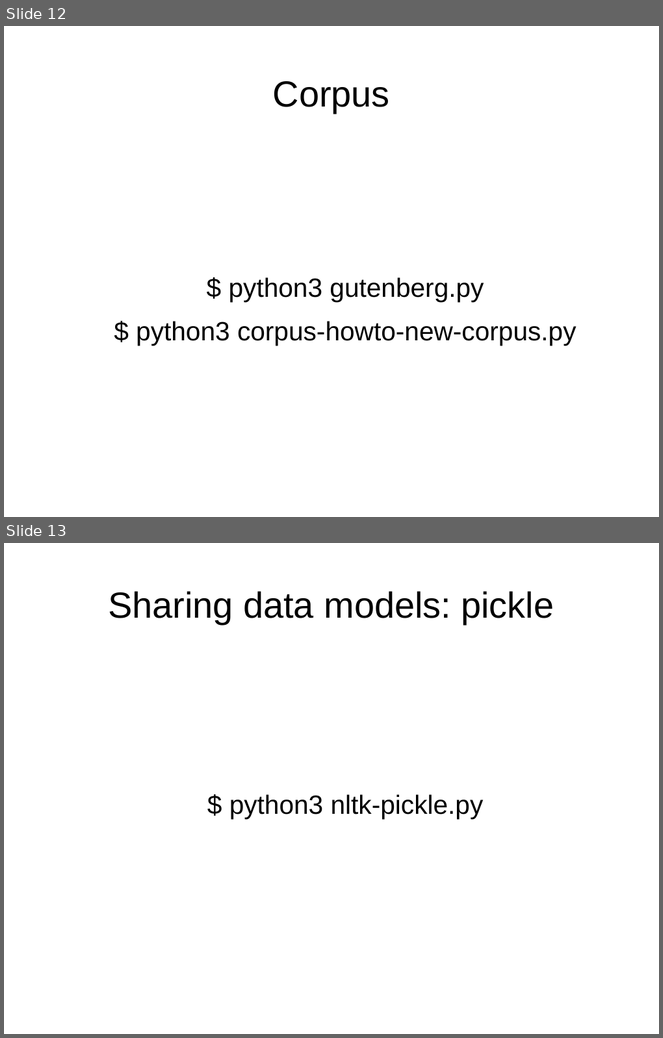
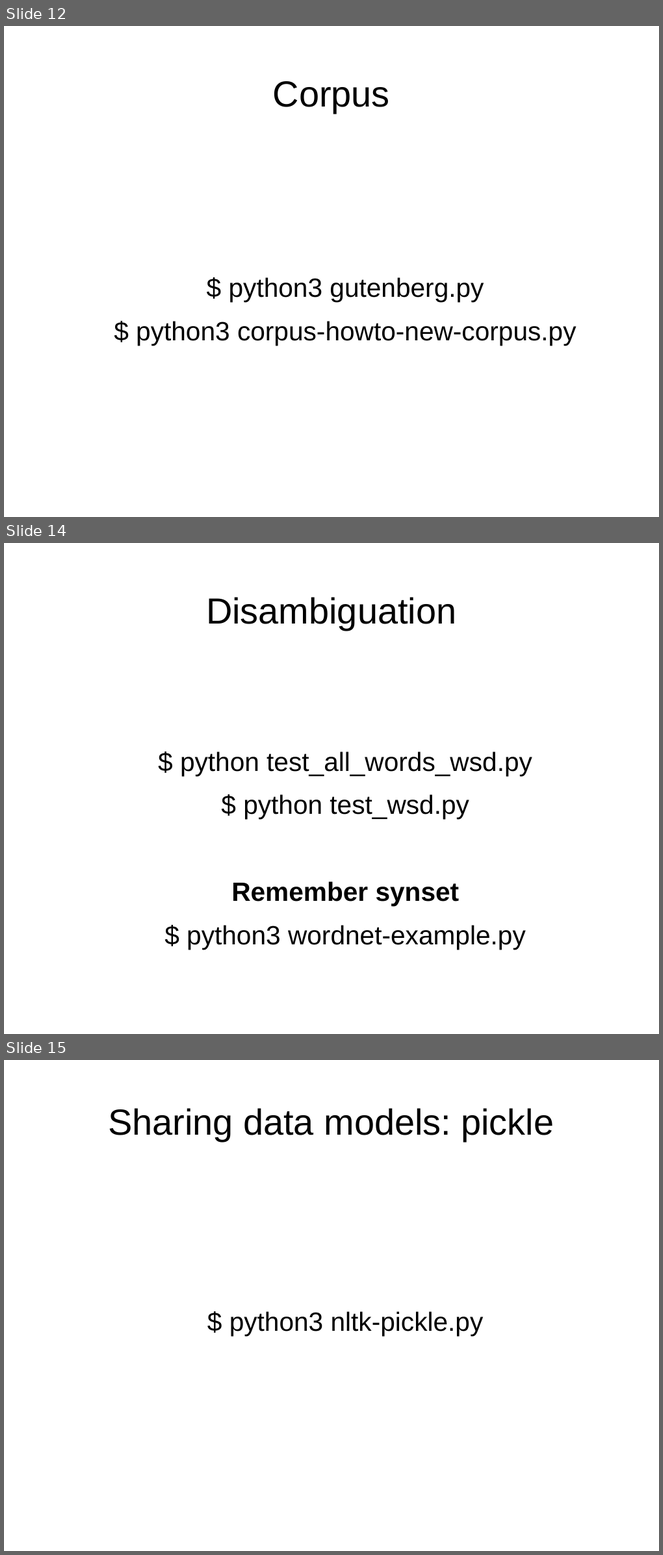
Before and after one commit to davidam/python-examples, a slide deck: presentations/nltk.odp. Shown one above the other, each under a label of ours: slides 12 and 13 before the commit, slides 12, 14 and 15 after it; the slides between them are not shown. The pictures are 663x1038 and 663x1555 pixels, drawn with LibreOffice and Linux fonts; fonts in the diff are those of the drawing. Boxes give left, top, right and bottom in pixels: in the first picture for what was removed or moved away, otherwise in the second. Text is boxed around its words. In the diff, an @@ line names an element or a change of style, - is before the commit and + after.

```diff
--- a/presentations/nltk.odp
+++ b/presentations/nltk.odp
@@ slide 14 added at [4, 543, 659, 1034], background #FFFFFF @@
@@ title added at [206, 597, 456, 630], 44 pt, text #000000 @@
+Disambiguation
@@ text added at [180, 752, 532, 949], 32 pt, text #000000 @@
+$ python test_all_words_wsd.py
+$ python test_wsd.py
+Remember synset
+$ python3 wordnet-example.py
@@ what was slide 13 is now slide 15 @@
```
Also in this commit, not shown: 1 slide changed, 1 other slide added.
